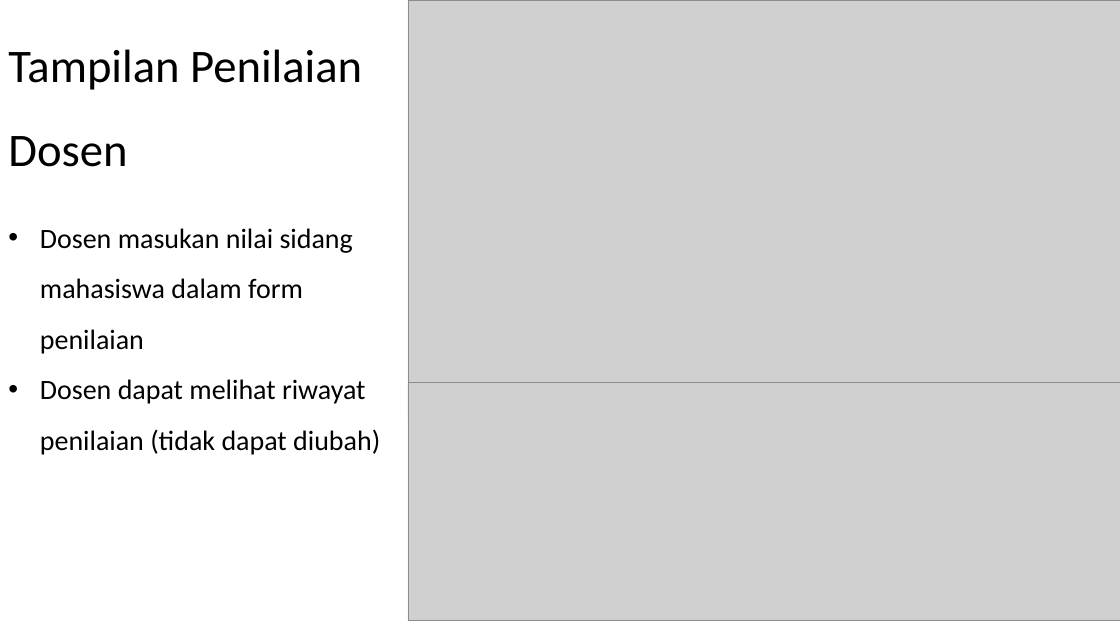
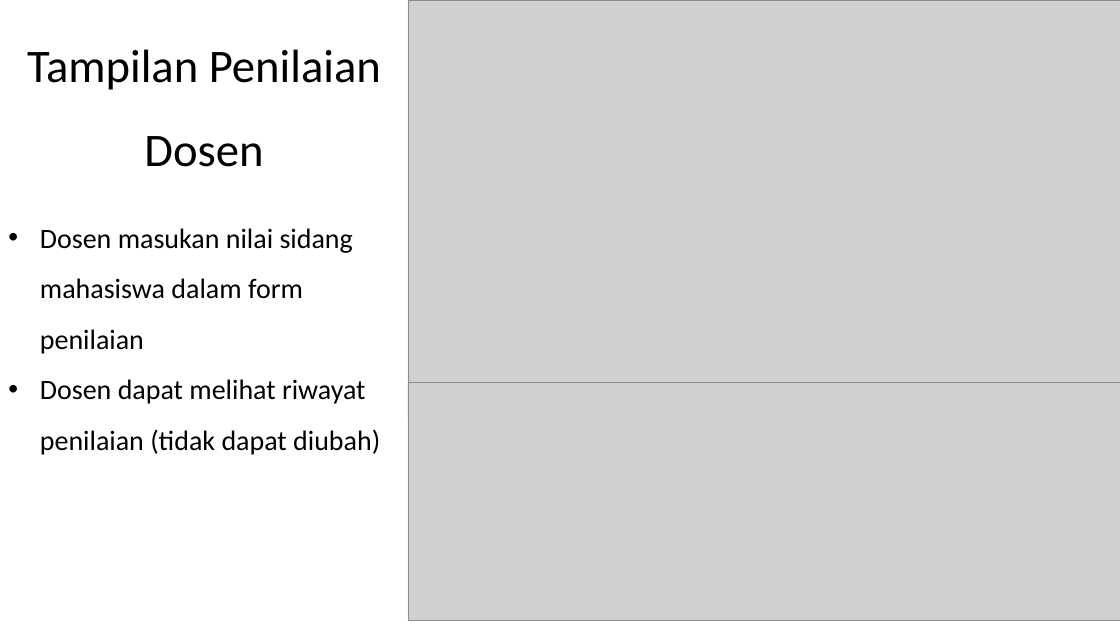
Before and after one commit to lumbricina/fitmvc, a slide deck: slide 14 of public/dokumen/panduan.pptx. Drawn at 1120x630 pixels with LibreOffice and Linux fonts; fonts in the diff are those of the drawing; grey boxes stand for pictures. Boxes give left, top, right and bottom in pixels: in the first picture for what was removed or moved away, otherwise in the second. Text is boxed around its words. In the diff, an @@ line names an element or a change of style, - is before the commit and + after.

```diff
--- a/public/dokumen/panduan.pptx
+++ b/public/dokumen/panduan.pptx
@@ text "Tampilan Penilaian" at box(27, 49, 381, 167): alignment left to centre @@
```
Also in this commit, not shown: 6 other slides changed, 5 other files.
